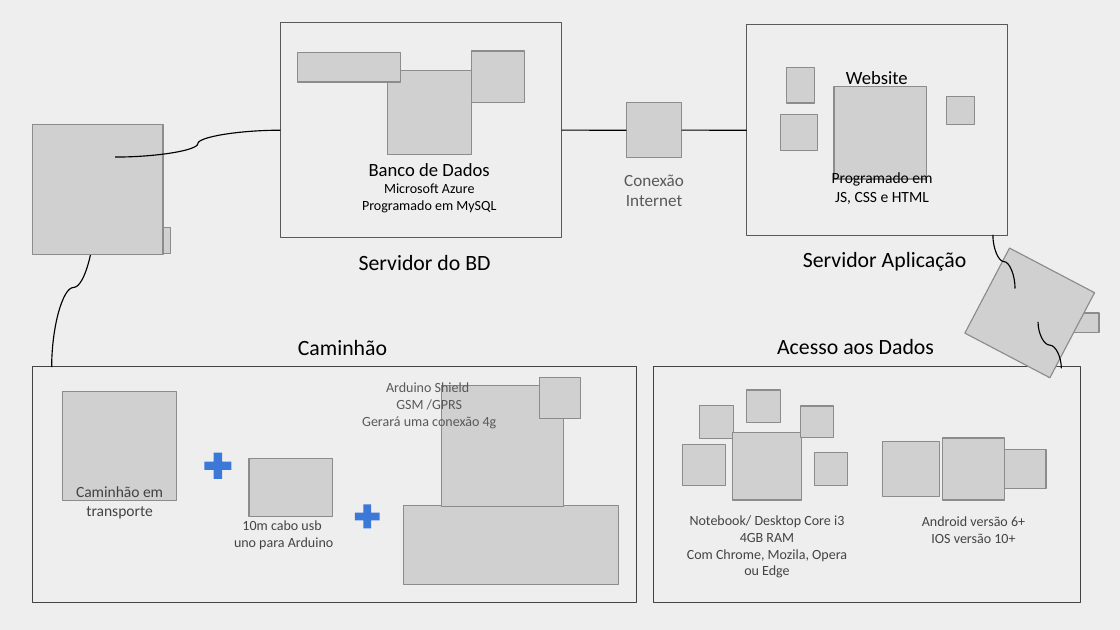
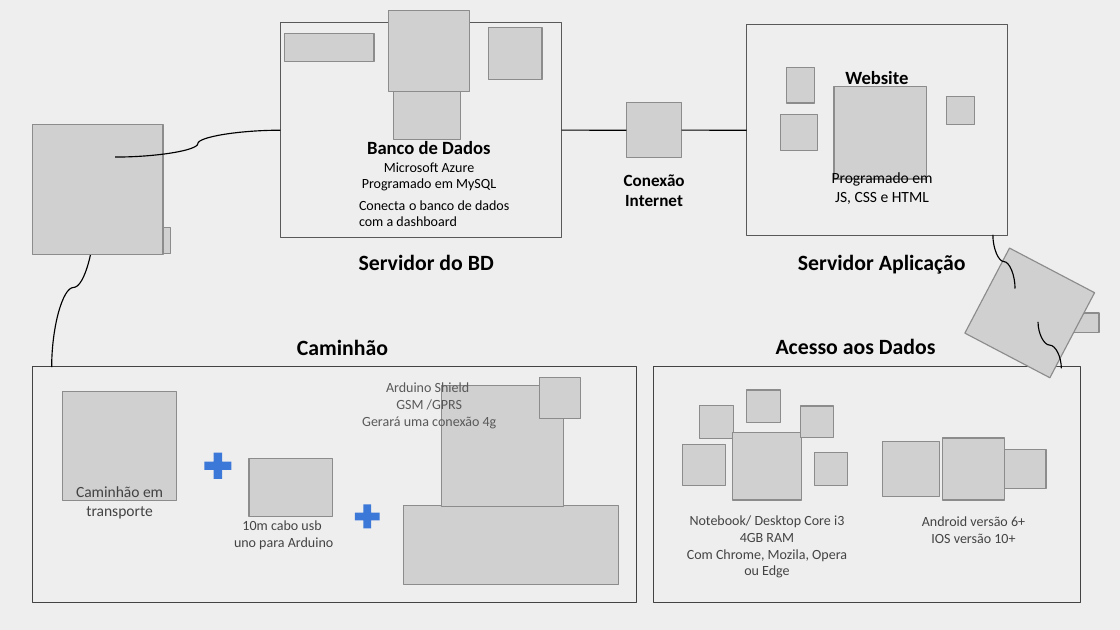
Before and after one commit to Biotec-Sprint02/Projeto-PI, a slide deck: slide 2 of Tecnologia da Informação/HLD&LLD.pptx. Drawn at 1120x630 pixels with LibreOffice and Linux fonts; fonts in the diff are those of the drawing; grey boxes stand for pictures. Boxes give left, top, right and bottom in pixels: in the first picture for what was removed or moved away, otherwise in the second. Text is boxed around its words. In the diff, an @@ line names an element or a change of style, - is before the commit and + after.

Commit message:
Atualização do desenho de solução

```diff
--- a/Tecnologia da Informação/HLD&LLD.pptx
+++ b/Tecnologia da Informação/HLD&LLD.pptx
@@ picture added at <box>389,11,469,92</box> @@
@@ picture: place and size @@
-picture at <box>472,52,525,103</box>
+picture at <box>488,28,542,80</box>
@@ picture: place and size @@
-picture at <box>298,53,401,83</box>
+picture at <box>284,34,374,62</box>
@@ picture: place and size @@
-picture at <box>388,71,472,155</box>
+picture at <box>393,69,460,139</box>
@@ text "Banco de Dados": place and size @@
-text "Banco de Dados" at <box>362,163,496,213</box>
+text "Banco de Dados" at <box>362,139,496,191</box>
@@ text at <box>367,139,490,154</box>: bold on in "Banco de Dados" @@
@@ text "Conexão Internet" at <box>624,174,685,206</box>: text colour #595959 to #000000, bold on @@
@@ text added at <box>359,200,509,226</box>, 9 pt, text #000000 @@
+Conecta o banco de dados com a dashboard
@@ bold on in 5 elements at <box>845,71,908,87</box>, <box>297,339,388,355</box>, <box>776,338,936,354</box>, <box>359,254,494,270</box>, <box>798,254,966,274</box> @@
```
